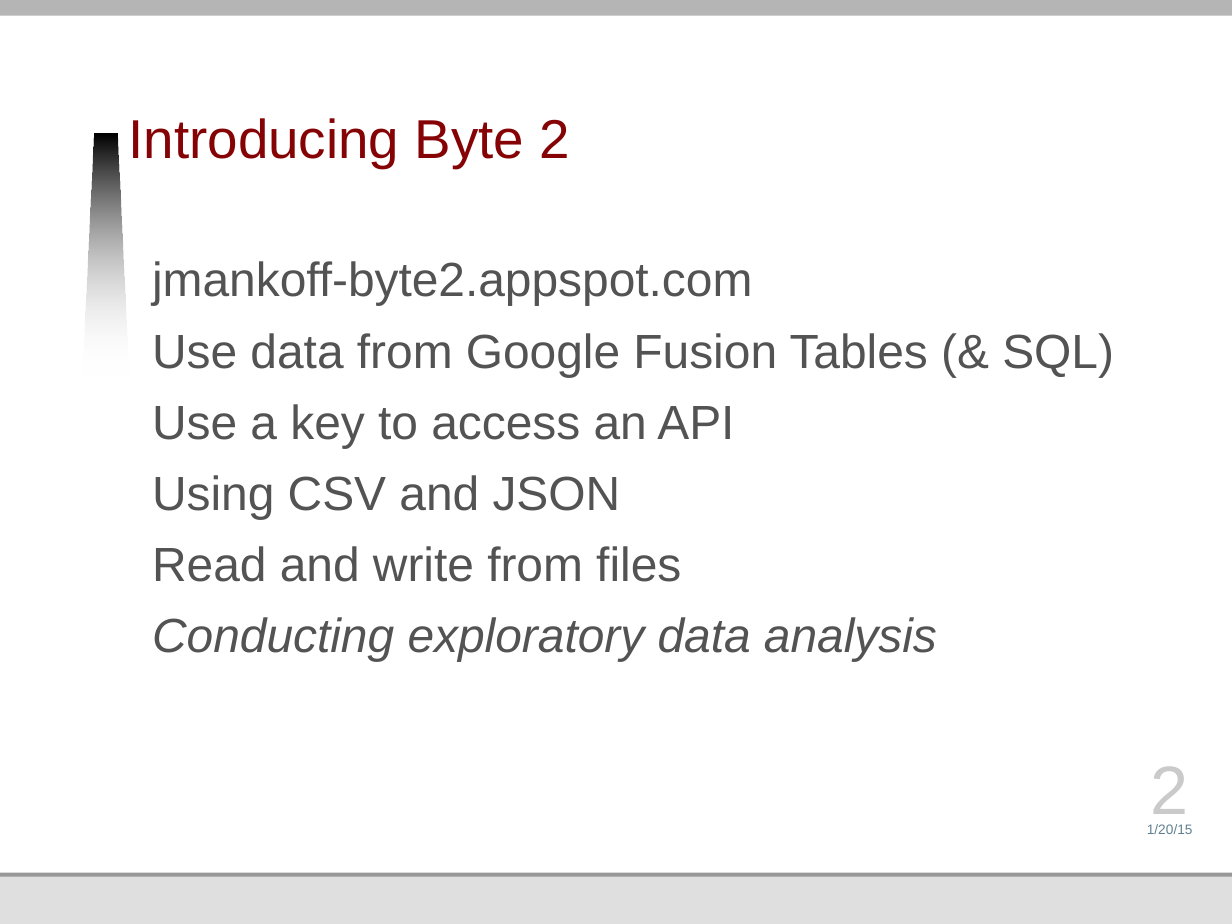
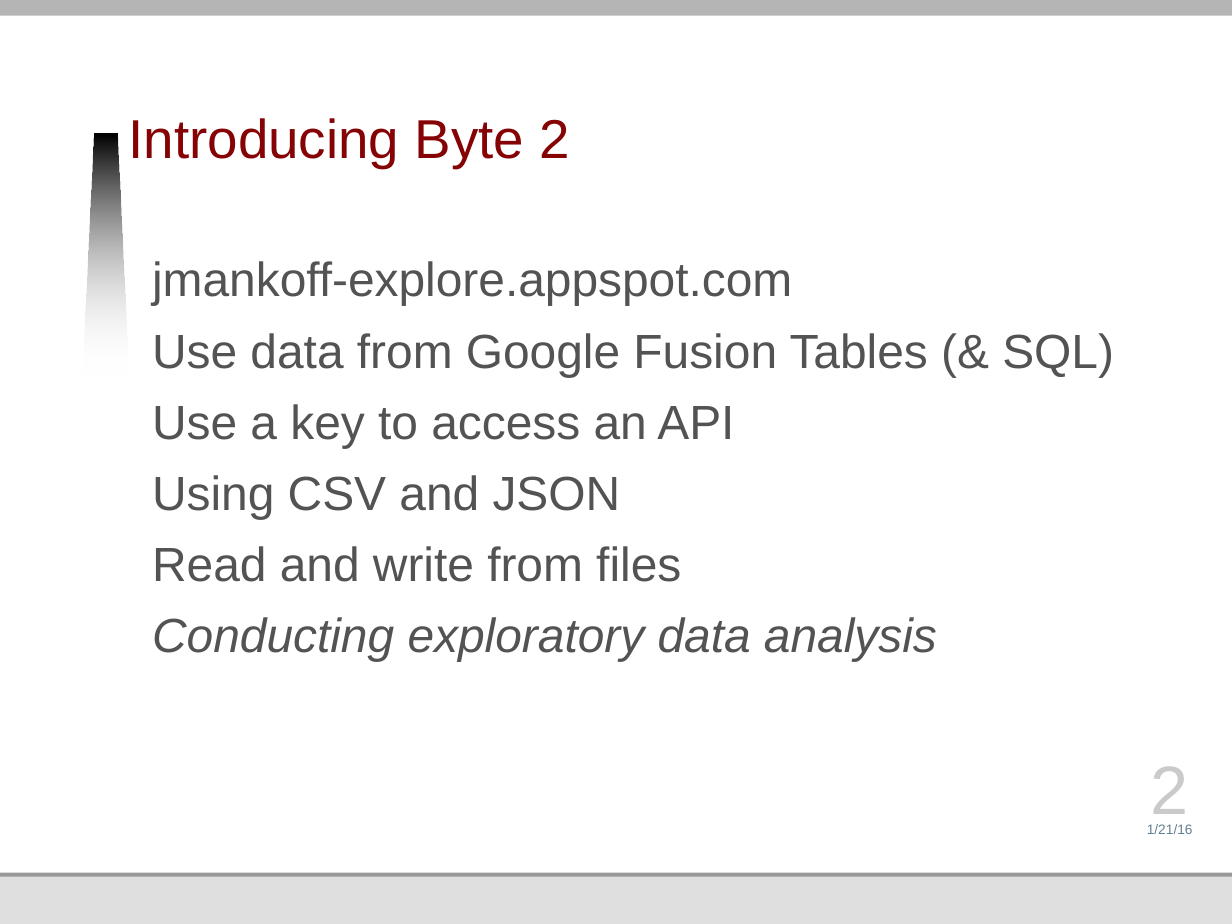
Before and after one commit to jmankoff/data, a slide deck: slide 2 of Lectures/Byte 2.pptx. Drawn at 1232x924 pixels with LibreOffice and Linux fonts; fonts in the diff are those of the drawing; background and template pictures are left out. Boxes give left, top, right and bottom in pixels: in the first picture for what was removed or moved away, otherwise in the second. Text is boxed around its words. In the diff, an @@ line names an element or a change of style, - is before the commit and + after.

Commit message:
Byte 2 assignment details.

```diff
--- a/Lectures/Byte 2.pptx
+++ b/Lectures/Byte 2.pptx
@@ text at [152,261,792,305]: text changed @@
-jmankoff-byte2.appspot.com
+jmankoff-explore.appspot.com
@@ text at [1147,824,1193,834]: text changed @@
-1/20/15
+1/21/16
```
Also in this commit, not shown: 28 other slides changed.
